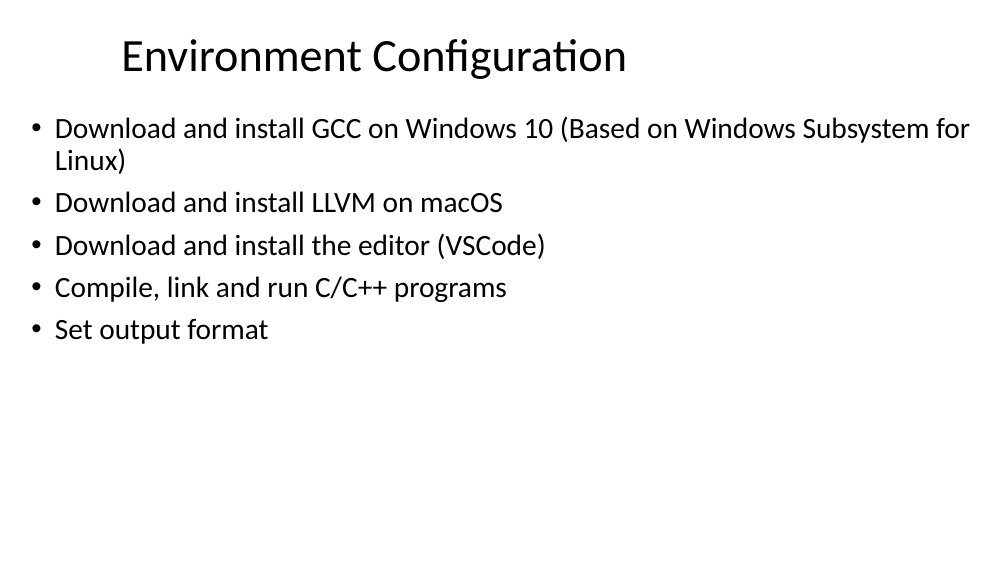
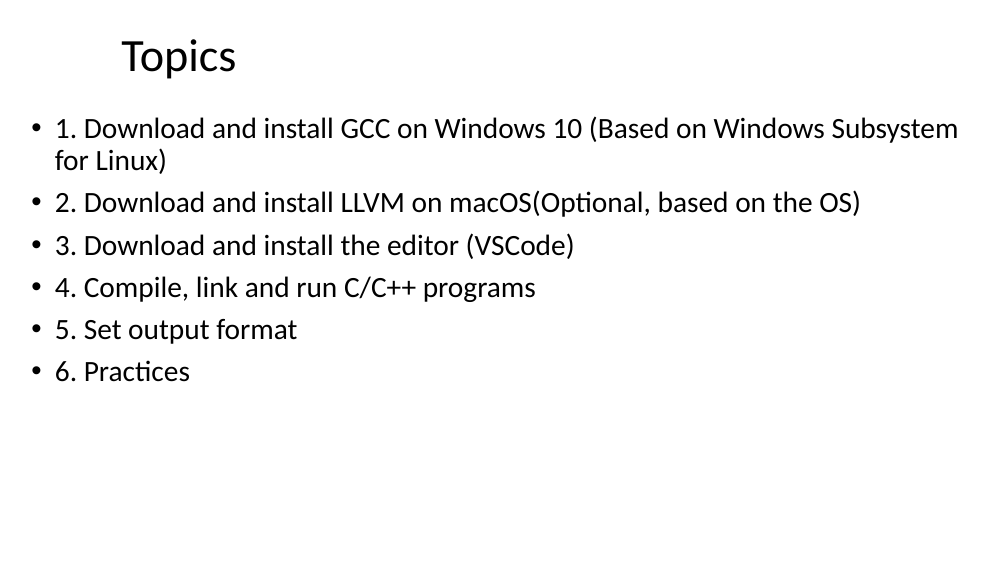
Before and after one commit to ShiqiYu/CPP, a slide deck: slide 2 of week01/Lab01.pptx. Drawn at 1008x567 pixels with LibreOffice and Linux fonts; fonts in the diff are those of the drawing; background and template pictures are left out. Boxes give left, top, right and bottom in pixels: in the first picture for what was removed or moved away, otherwise in the second. Text is boxed around its words. In the diff, an @@ line names an element or a change of style, - is before the commit and + after.

```diff
--- a/week01/Lab01.pptx
+++ b/week01/Lab01.pptx
@@ title at [121,39,236,79]: text changed @@
-Environment Configuration
+Topics
@@ text at [55,116,959,382]: text changed @@
-• Download and install GCC on Windows 10 (Based on Windows Subsystem for Linux)
-• Download and install LLVM on macOS
-• Download and install the editor (VSCode)
-• Compile, link and run C/C++ programs
-• Set output format
+• 1. Download and install GCC on Windows 10 (Based on Windows Subsystem for Linux)
+• 2. Download and install LLVM on macOS(Optional, based on the OS)
+• 3. Download and install the editor (VSCode)
+• 4. Compile, link and run C/C++ programs
+• 5. Set output format
+• 6. Practices
```
Also in this commit, not shown: 2 other slides changed, 6 other files.
